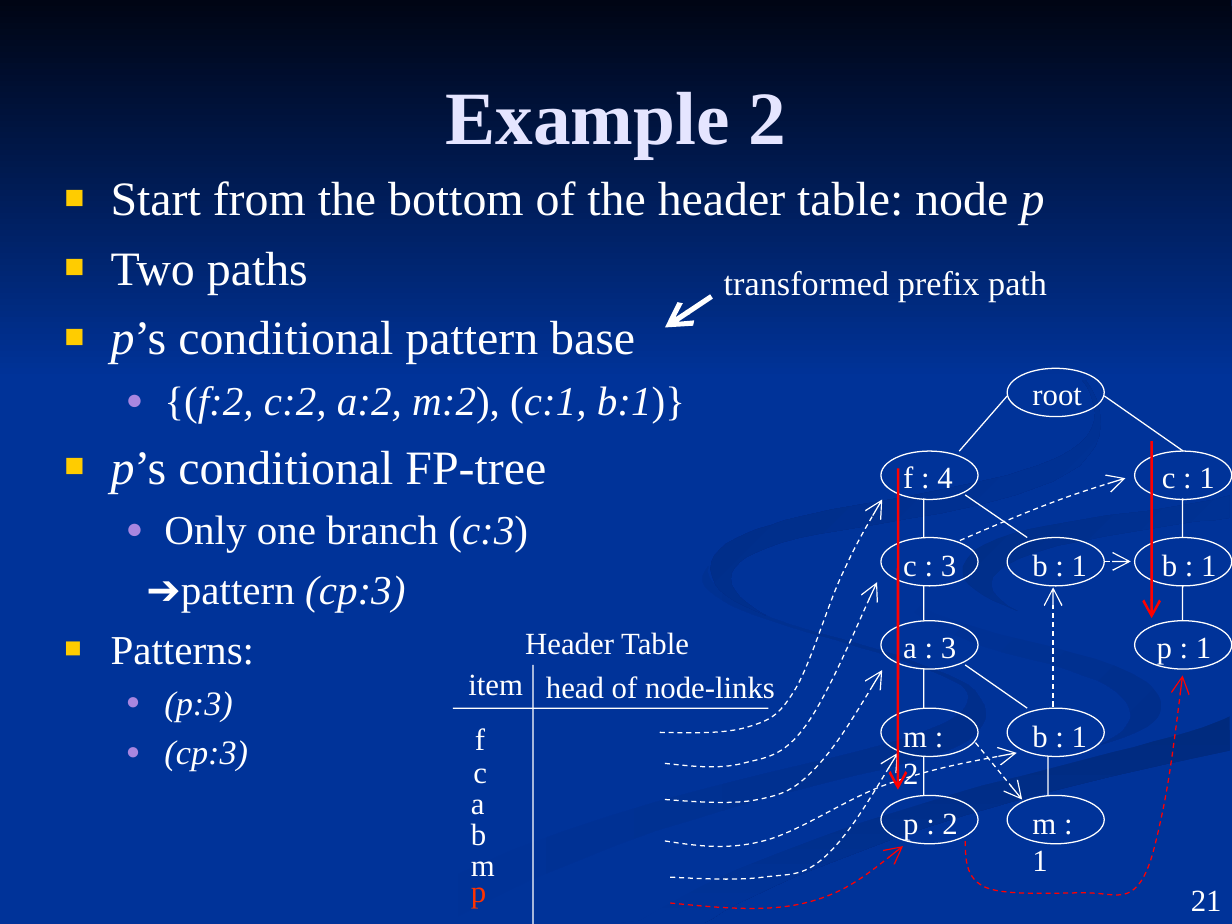
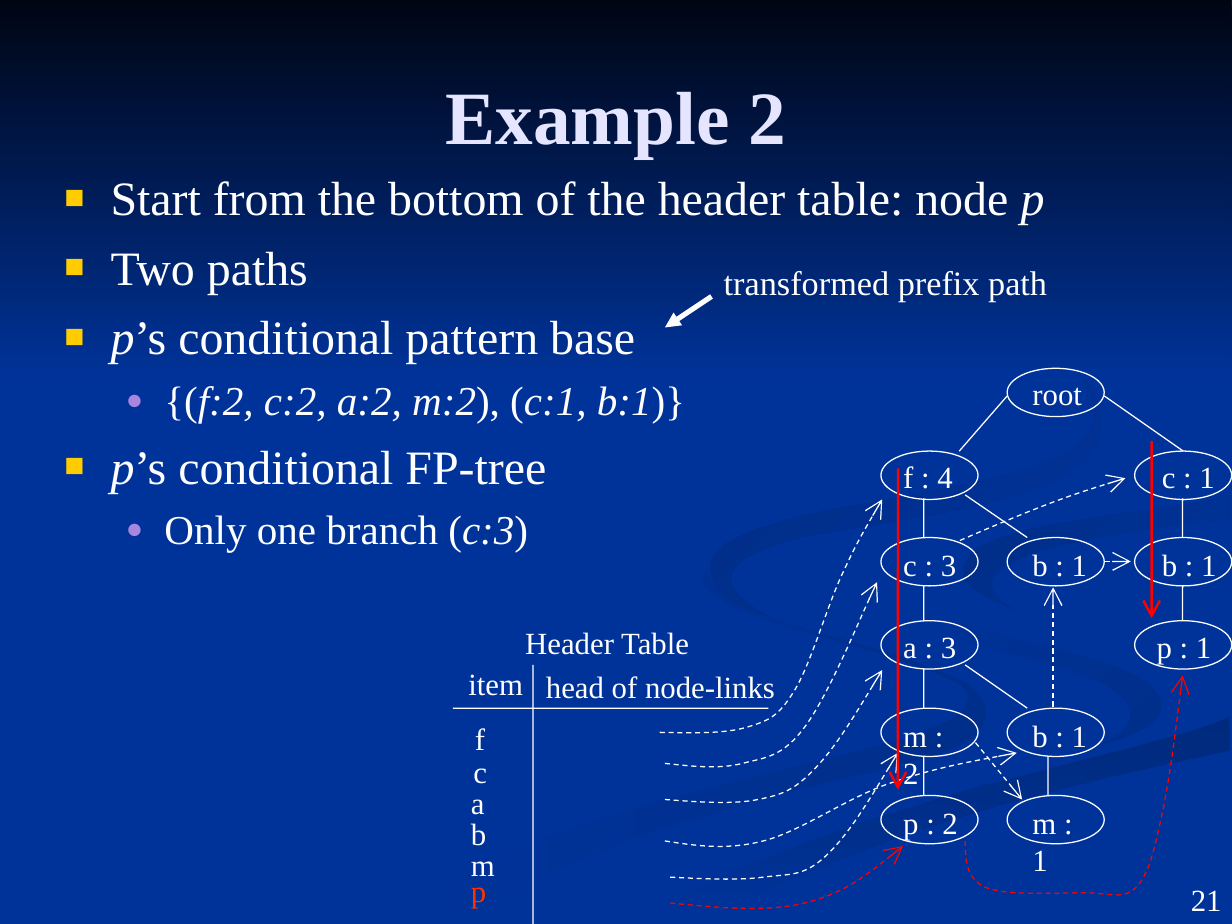
Before and after one commit to dannywassouf/the-second-year, a slide deck: slide 21 of fp- Growth Tree.ppt. Drawn at 1232x924 pixels with LibreOffice and Linux fonts; fonts in the diff are those of the drawing. Boxes give left, top, right and bottom in pixels: in the first picture for what was removed or moved away, otherwise in the second. Text is boxed around its words. In the diff, an @@ line names an element or a change of style, - is before the commit and + after.

```diff
--- a/fp- Growth Tree.ppt
+++ b/fp- Growth Tree.ppt
@@ arrow (712, 297) - (665, 328): arrowheads changed @@
@@ text at [111,575,405,771]: paragraphs removed @@
-➔pattern (cp:3)
-■ Patterns:
-  ● (p:3)
-  ● (cp:3)
```
Also in this commit, not shown: 5 other slides changed, 1 slide removed.
